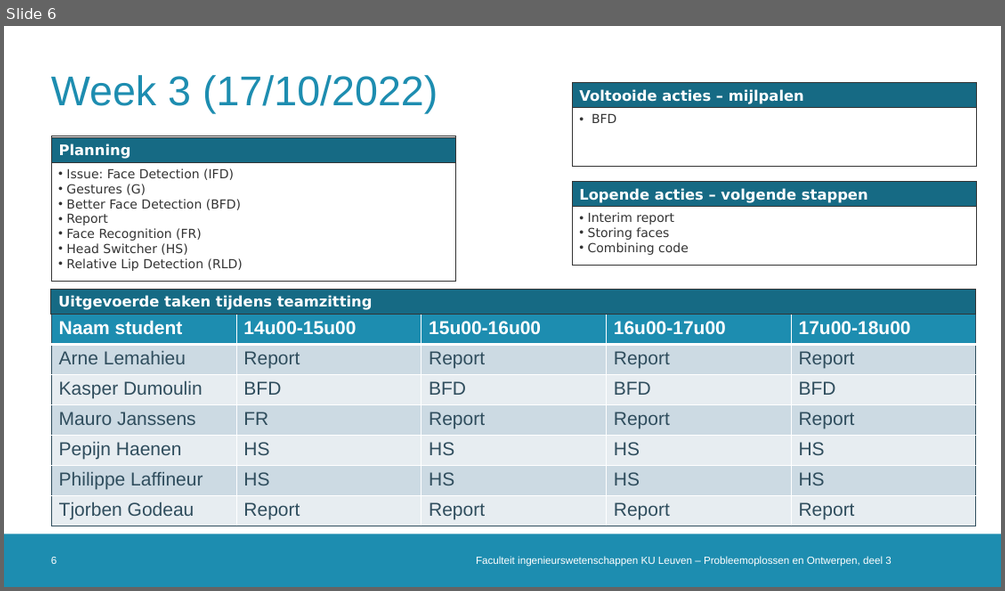
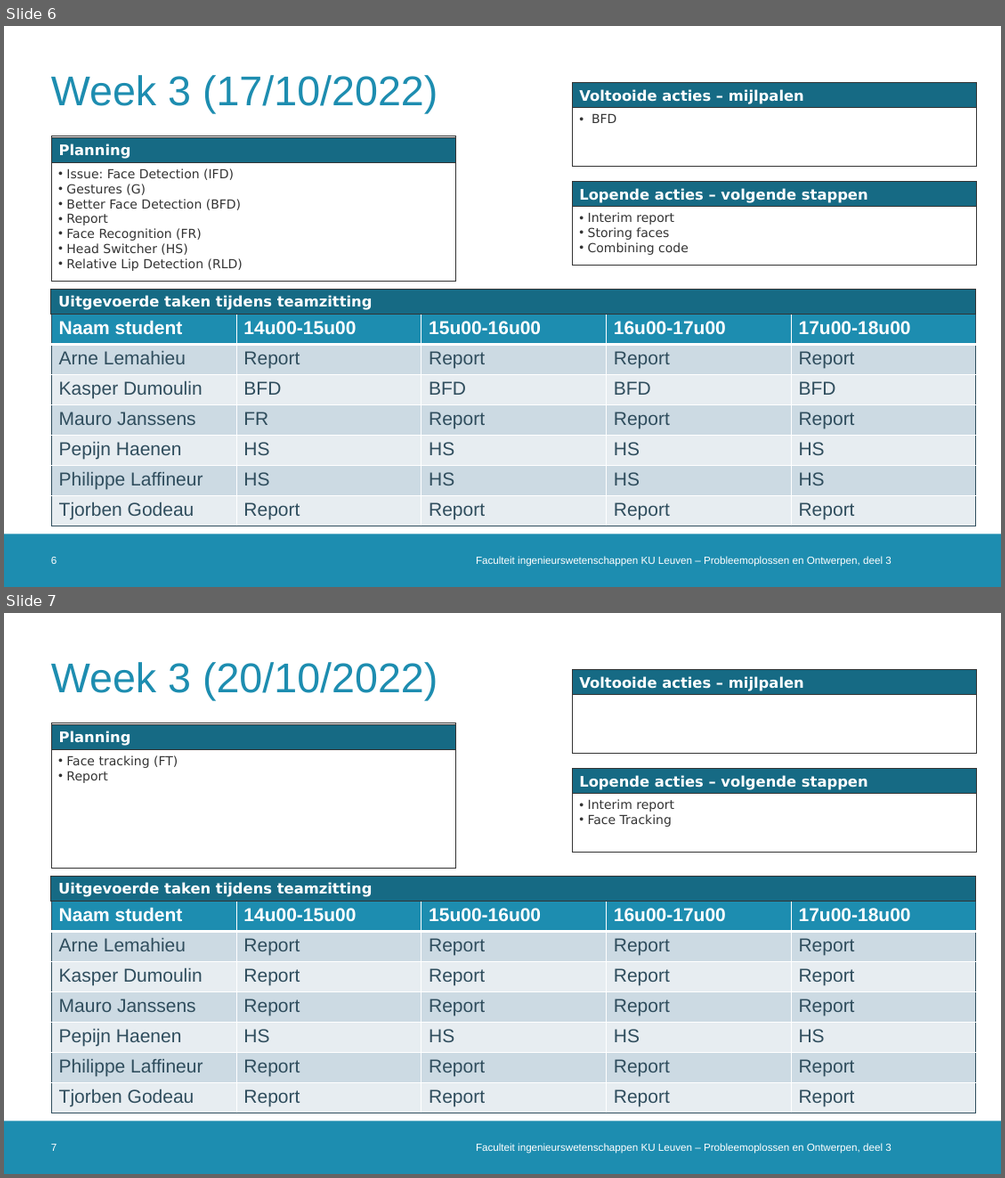
Before and after one commit to DoctorLego2003/Meeting-Owl, a slide deck: logboek_ESAT9A1.pptx. Shown one above the other, each under a label of ours: slide 6 before the commit, slides 6 and 7 after it. The pictures are 1005x591 and 1005x1178 pixels, drawn with LibreOffice and Linux fonts; fonts in the diff are those of the drawing; background and template pictures are left out. Boxes give left, top, right and bottom in pixels: in the first picture for what was removed or moved away, otherwise in the second. Text is boxed around its words. In the diff, an @@ line names an element or a change of style, - is before the commit and + after.

```diff
--- a/logboek_ESAT9A1.pptx
+++ b/logboek_ESAT9A1.pptx
@@ slide 7 added at <box>4,613,1001,1174</box>, background #FFFFFF; not listed: 1 template element that a slide beside it also shows @@
@@ title added at <box>51,662,437,700</box>, 40 pt, text #1D8DB0 @@
+Week 3 (20/10/2022)
@@ rectangle added at <box>573,670,976,753</box>, outline #333333 0.75 pt @@
@@ rectangle added at <box>573,670,976,695</box>, fill #166A84, outline #333333 0.75 pt, 14 pt, text #FFFFFF, bold @@
+Voltooide acties – mijlpalen
@@ rectangle added at <box>52,723,455,868</box>, outline #333333 0.75 pt @@
@@ rectangle added at <box>52,724,455,749</box>, fill #166A84, outline #333333 0.75 pt, 14 pt, text #FFFFFF, bold @@
+Planning
@@ text added at <box>66,755,178,783</box>, 12 pt, text #333333 @@
+• Face tracking (FT)
+• Report
@@ rectangle added at <box>573,769,976,852</box>, outline #333333 0.75 pt @@
@@ rectangle added at <box>573,769,976,793</box>, fill #166A84, outline #333333 0.75 pt, 14 pt, text #FFFFFF, bold @@
+Lopende acties – volgende stappen
@@ text added at <box>588,799,674,827</box>, 12 pt, text #333333 @@
+• Interim report
+• Face Tracking
@@ rectangle added at <box>51,876,976,900</box>, fill #166A84, outline #333333 0.75 pt, 14 pt, text #FFFFFF, bold @@
+Uitgevoerde taken tijdens teamzitting
@@ table added at <box>52,900,975,1113</box>, 7 rows, 5 columns @@
+Naam student | 14u00-15u00 | 15u00-16u00 | 16u00-17u00 | 17u00-18u00
+Arne Lemahieu | Report | Report | Report | Report
+Kasper Dumoulin | Report | Report | Report | Report
+Mauro Janssens | Report | Report | Report | Report
+Pepijn Haenen | HS | HS | HS | HS
+Philippe Laffineur | Report | Report | Report | Report
+Tjorben Godeau | Report | Report | Report | Report
@@ page number added at <box>51,1143,57,1151</box>, 10 pt, text #FFFFFF @@
+7
@@ text added at <box>476,1143,890,1153</box>, 10 pt, text #FFFFFF @@
+Faculteit ingenieurswetenschappen KU Leuven – Probleemoplossen en Ontwerpen, deel 3
```
